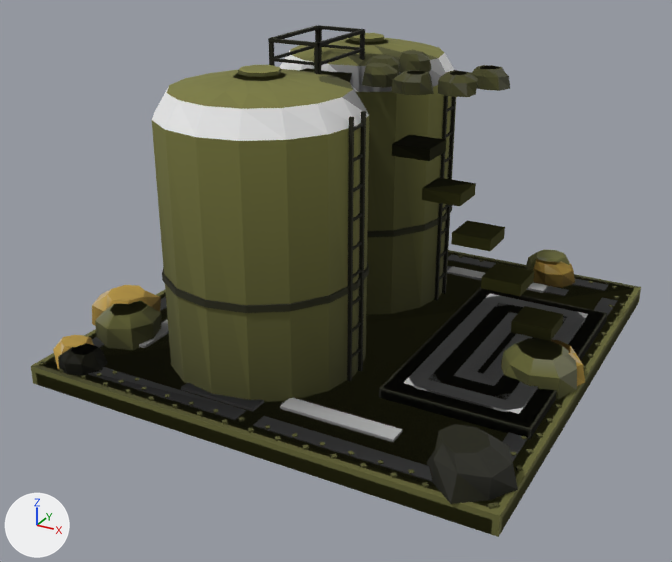
What one commit did to the glTF model assets/set_v5/meridian_ore_silo_damaged.glb.
Rendered twice from a camera (50 mm lens) standing at (6.27, -12.3, 7.1) and looking at (-0.21, -0.53, 1.22). The axes (+X, +Y, +Z) are drawn at lower left. The lights are the same throughout. The older version comes first. Vertices at exactly the same position are counted once.

Objects in the first picture: 'body', 'body.001', 'body.002'.
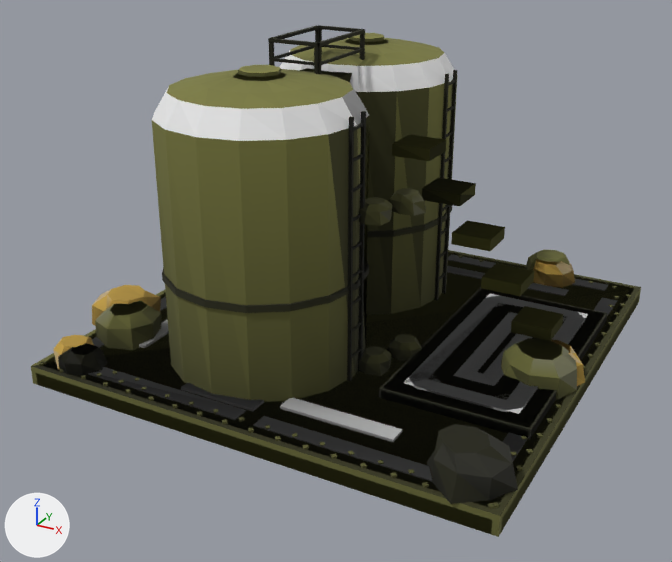
Pixel boxes [x1, y1, x2, y2] of what changed, in the pictures (672 x 562 px; the box of a moved part takes in the faces that stretch with it):
part 1 of me_mesh_0, moved or reshaped
    before: [472, 65, 499, 89]
    after: [389, 188, 426, 216]
part 2 of me_mesh_0, moved or reshaped
    before: [438, 71, 468, 96]
    after: [359, 197, 392, 226]
part 3 of me_mesh_0, moved or reshaped (not visible afterwards)
    before: [392, 70, 425, 94]
part 4 of me_mesh_0, moved or reshaped (not visible afterwards)
    before: [362, 63, 398, 88]
part 5 of me_mesh_0, moved or reshaped (not visible afterwards)
    before: [367, 55, 400, 75]
part 6 of me_mesh_0, moved or reshaped (not visible afterwards)
    before: [398, 51, 432, 73]
part 7 of me_mesh_0, deleted
    before: [447, 266, 548, 293]
part 8 of me_mesh_0, recoloured
    both: [40, 45, 634, 509]
part 9 of me_mesh_1, moved or reshaped
    before: [480, 66, 510, 91]
    after: [387, 334, 421, 362]
part 10 of me_mesh_1, moved or reshaped
    before: [450, 71, 478, 97]
    after: [359, 346, 391, 376]
part 11 of me_mesh_1, moved or reshaped (not visible afterwards)
    before: [404, 71, 434, 95]
part 12 of me_mesh_1, edited (looks the same)
    both: [43, 289, 634, 507]
part 13 of me_mesh_1, recoloured
    before: [404, 73, 499, 96]
    after: [359, 140, 445, 370]
part 14 of me_mesh_2, recoloured
    after: [392, 134, 445, 161]
part 15 of me_mesh_2, recoloured
    both: [33, 287, 641, 516]

Edits to the bpy script that builds the scene:
```text
Change me_mesh_0:
    used by ob_body; parent = ob_meridian_ore_silo_damaged_lod0; location = (0.0, 0.0, 0.0)
    remove me_mesh_0.from_pydata(...)  # 2424 vertices, 3336 faces; spans x -4.11..3.72, y -3.76..3.97, z 0.0..4.9
    add me_mesh_0.from_pydata(...)  # 2408 vertices, 3313 faces; spans x -4.11..3.72, y -3.76..3.97, z 0.0..4.9
    me_mesh_0 part 1: the loose piece of 24 vertices spanning x 1.5..2.1, y -0.03..0.51, z 4.35..4.61 is moved by (-0.77, -0.89, -1.68)
    me_mesh_0 part 2: the loose piece of 24 vertices spanning x 1.31..1.82, y -0.64..-0.12, z 4.35..4.61 is moved by (-0.77, -0.9, -1.68)
    me_mesh_0 part 3: the loose piece of 24 vertices spanning x 0.72..1.3, y -0.87..-0.3, z 4.35..4.61 is moved by (-0.77, -0.9, -1.68)
    me_mesh_0 part 4: the loose piece of 24 vertices spanning x 0.16..0.71, y -0.62..-0.05, z 4.35..4.61 is moved by (-0.77, -0.9, -1.68)
    me_mesh_0 part 5: the loose piece of 24 vertices spanning x -0.1..0.44, y -0.04..0.51, z 4.35..4.61 is moved by (-0.77, -0.89, -1.68)
    me_mesh_0 part 6: the loose piece of 24 vertices spanning x 0.15..0.68, y 0.48..1.07, z 4.35..4.61 is moved by (-0.77, -0.89, -1.68)
    me_mesh_0 part 7: the loose piece of 8 vertices spanning x 0.41..2.24, y 2.6..2.88, z 0.3..0.34 is deleted
    me_mesh_0 part 8: 930 kept faces spanning x -4.11..3.72, y -3.76..3.97, z 0.3..4.9 get new vertex colours; the middle colour goes from yellow #a4a257 to yellow #a3a257
    other edits to the shape of me_mesh_0 do not show in these pictures
Change me_mesh_1:
    used by ob_body_001; parent = ob_meridian_ore_silo_damaged_lod1; location = (0.0, 0.0, 0.0)
    remove me_mesh_1.from_pydata(...)  # 520 vertices, 808 faces; spans x -3.7..3.73, y -3.7..3.76, z 0.0..4.61
    add me_mesh_1.from_pydata(...)  # 520 vertices, 808 faces; spans x -3.7..3.73, y -3.7..3.76, z 0.0..4.56
    me_mesh_1 part 9: the loose piece of 24 vertices spanning x 1.54..2.15, y -0.03..0.51, z 4.35..4.61 is moved by (-0.77, -0.89, -4.03)
    me_mesh_1 part 10: the loose piece of 24 vertices spanning x 1.36..1.87, y -0.64..-0.12, z 4.35..4.61 is moved by (-0.77, -0.89, -4.03)
    me_mesh_1 part 11: the loose piece of 24 vertices spanning x 0.77..1.35, y -0.87..-0.3, z 4.35..4.61 is moved by (-0.77, -0.89, -4.03)
    me_mesh_1 part 12: 116 faces centred in x -1.19..2.11, y -1.25..1.41, z 0.3..4.61 are repainted in the vertex colours; the middle colour goes from yellow #8f8f4b to dark yellow #5f5f32
    me_mesh_1 part 13: 36 faces centred in x -0.4..1.92, y -0.83..0.3, z 3.3..4.58 are repainted in the vertex colours; the middle colour goes from dark yellow #76763d to dark yellow #4f4f26
Change me_mesh_2:
    where me_mesh_2.from_pydata(...)  # 120 vertices, 142 faces; spans x -3.7..3.7, y -3.7..3.7, z 0.0..4.5
    used by ob_body_002; parent = ob_meridian_ore_silo_damaged_lod2; location = (0.0, 0.0, 0.0)
    me_mesh_2 part 14: 8 faces centred in x -0.38..1.2, y -0.3..1.33, z 3.36..4.47 are repainted in the vertex colours; the middle colour goes from yellow #898948 to yellow #ebeb80
    me_mesh_2 part 15: 4 faces centred in x 0.2..1.72, y -1.23..-0.58, z 0.3..1.55 are repainted in the vertex colours; the middle colour goes from yellow #aeae5d to dark yellow #686834
```
